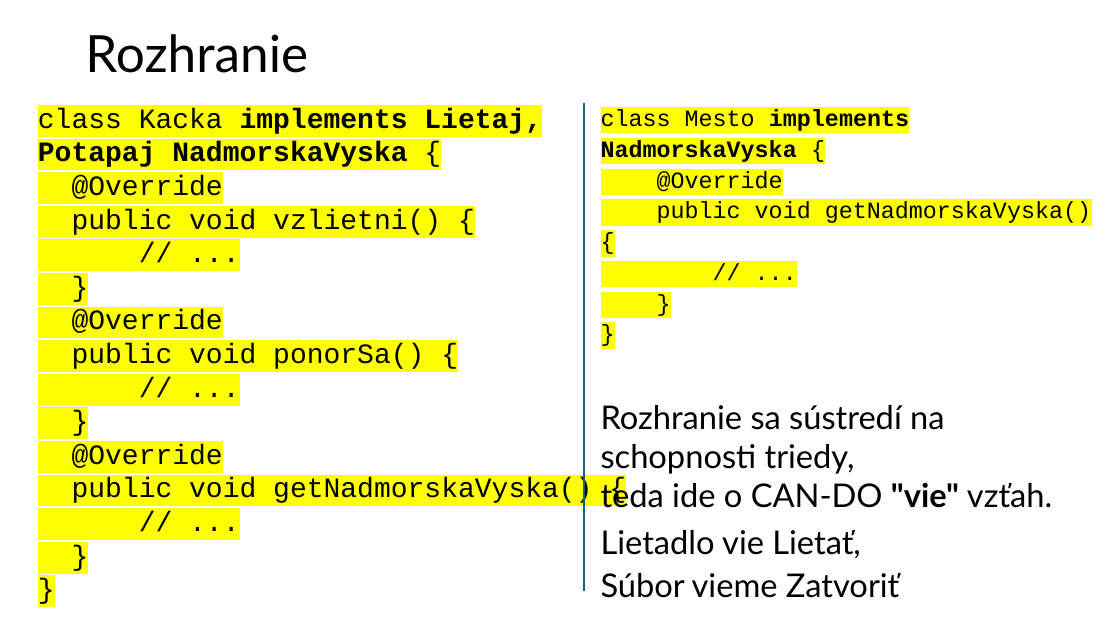
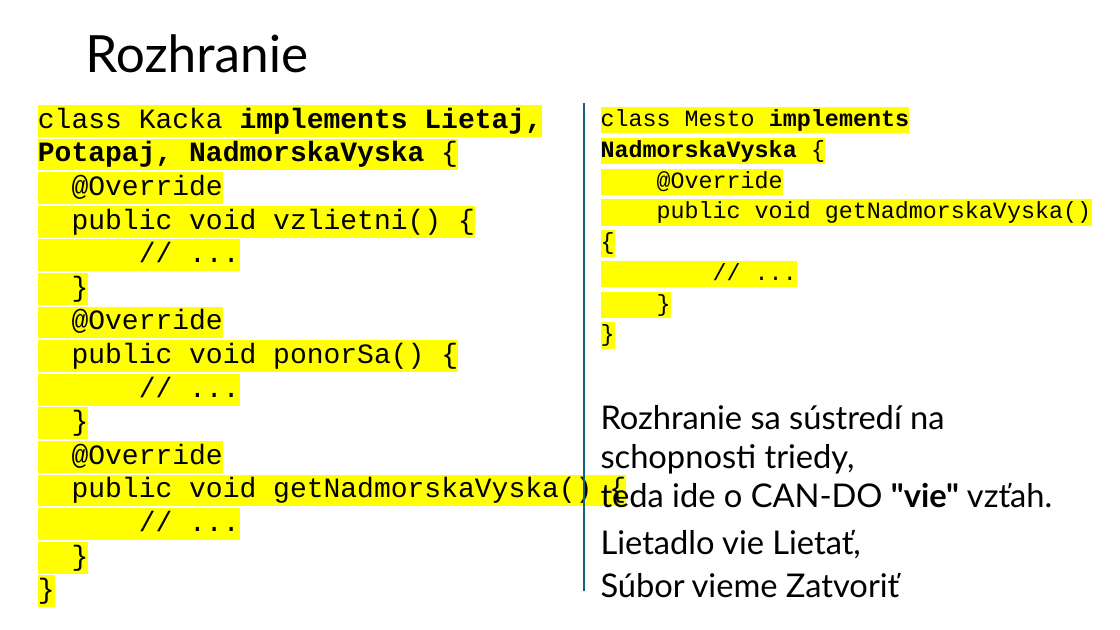
Before and after one commit to wagjo/oop, a slide deck: slide 11 of prezentacie/t13w.pptx. Drawn at 1120x630 pixels with LibreOffice and Linux fonts; fonts in the diff are those of the drawing. Boxes give left, top, right and bottom in pixels: in the first picture for what was removed or moved away, otherwise in the second. Text is boxed around its words. In the diff, an @@ line names an element or a change of style, - is before the commit and + after.

```diff
--- a/prezentacie/t13w.pptx
+++ b/prezentacie/t13w.pptx
@@ text at [38,108,542,167]: text changed @@
-class Kacka implements Lietaj,
-Potapaj NadmorskaVyska {
+class Kacka implements Lietaj,
+Potapaj, NadmorskaVyska {
```
Also in this commit, not shown: 5 other files.
